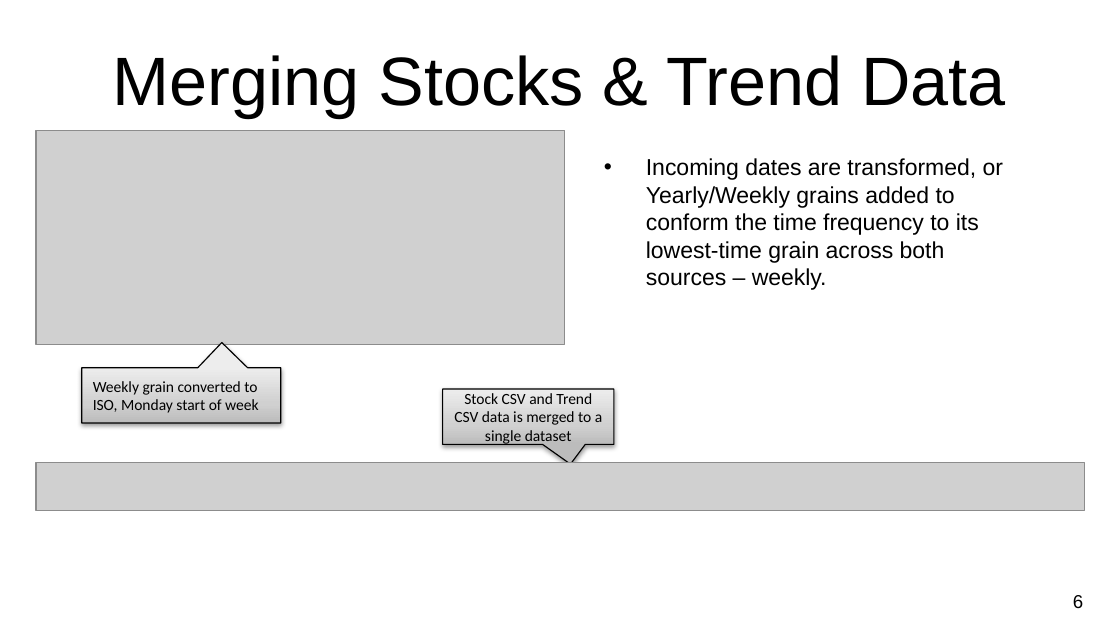
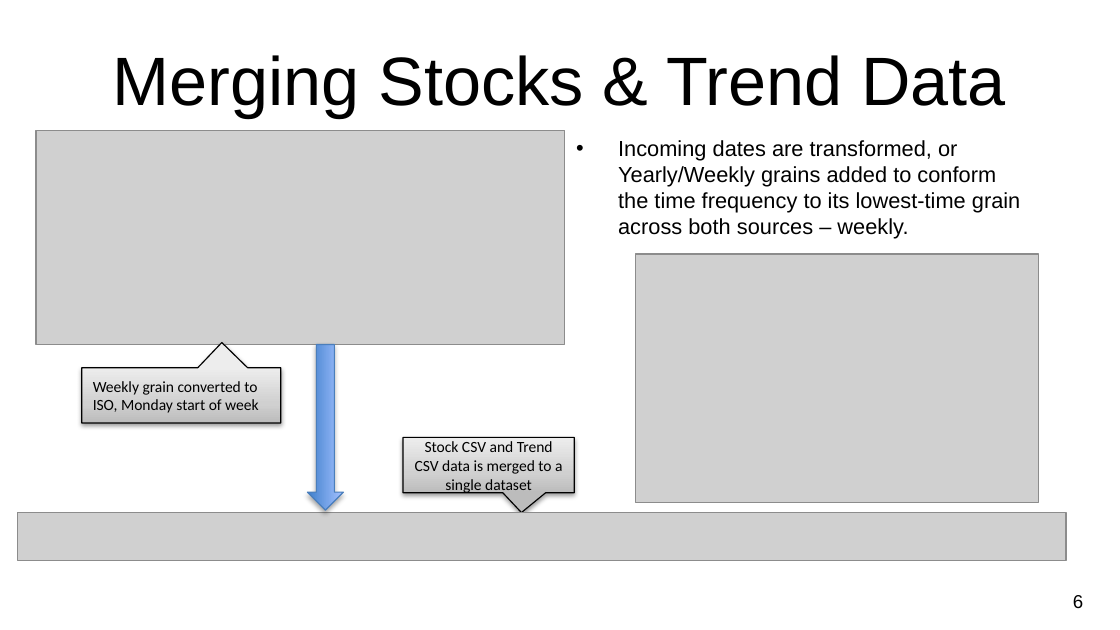
Before and after one commit to CCC-GH/Stocks-ETL-Project, a slide deck: slide 7 of NU-Project2_Stocks.pptx. Drawn at 1120x630 pixels with LibreOffice and Linux fonts; fonts in the diff are those of the drawing; grey boxes stand for pictures; background and template pictures are left out. Boxes give left, top, right and bottom in pixels: in the first picture for what was removed or moved away, otherwise in the second. Text is boxed around its words. In the diff, an @@ line names an element or a change of style, - is before the commit and + after.

```diff
--- a/NU-Project2_Stocks.pptx
+++ b/NU-Project2_Stocks.pptx
@@ text "Incoming dates are transformed, or ...": place and size @@
-text "Incoming dates are transformed, or ..." at (646, 158, 1003, 263)
+text "Incoming dates are transformed, or ..." at (618, 140, 1020, 239)
@@ text "Incoming dates are transformed, or ..." at (618, 140, 1020, 239): size 14.8 to 14 pt @@
@@ picture added at (635, 254, 1038, 503) @@
@@ right arrow added at (308, 345, 344, 511), fill gradient #3F80CE to #A4C4FF, outline #4B7EBC 0.75 pt @@
@@ speech box "Stock CSV and Trend CSV ...": place and size @@
-speech box "Stock CSV and Trend CSV ..." at (442, 389, 614, 444)
+speech box "Stock CSV and Trend CSV ..." at (403, 438, 575, 493)
@@ speech box "Stock CSV and Trend CSV ..." at (403, 438, 575, 493): proportions changed @@
@@ picture: place and size @@
-picture at (36, 463, 1084, 511)
+picture at (18, 513, 1066, 561)
```
Also in this commit, not shown: 1 other slide changed.
